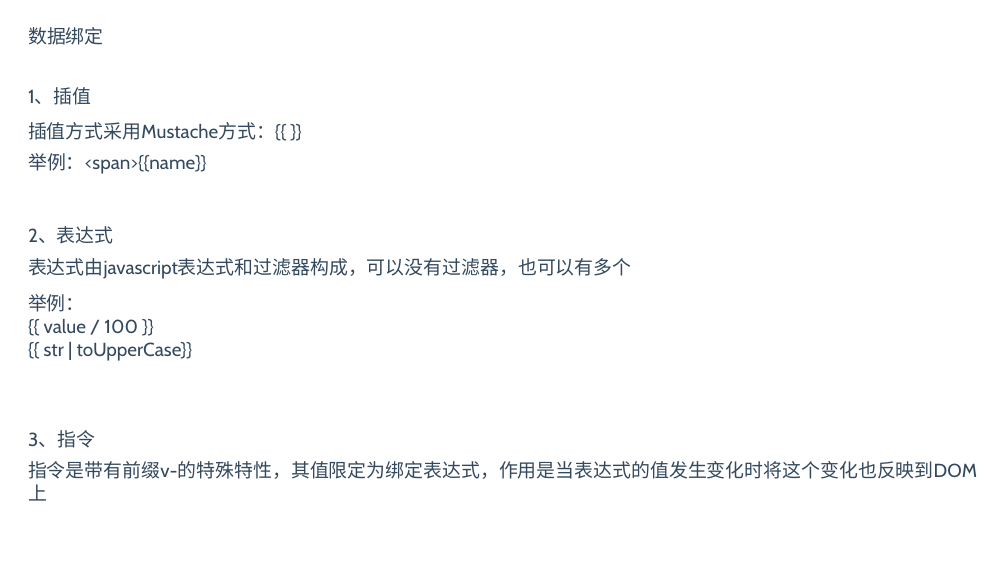
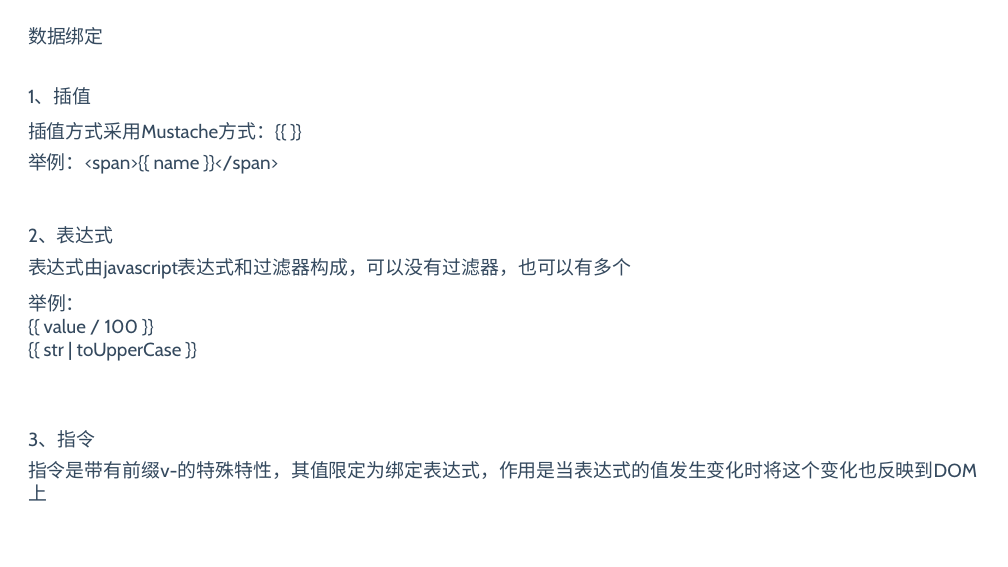
Before and after one commit to BinMarshall/studing, a slide deck: slide 12 of Vue/vue.pptx (slide 11 before the commit). Drawn at 1008x567 pixels with LibreOffice and Linux fonts; fonts in the diff are those of the drawing. Boxes give left, top, right and bottom in pixels: in the first picture for what was removed or moved away, otherwise in the second. Text is boxed around its words. In the diff, an @@ line names an element or a change of style, - is before the commit and + after.

```diff
--- a/Vue/vue.pptx
+++ b/Vue/vue.pptx
@@ text at bbox=[28, 153, 279, 174]: text changed @@
-举例：<span>{{name}}
+举例：<span>{{ name }}</span>
@@ text at bbox=[44, 342, 182, 361]: spaces changed @@
-{{ str | toUpperCase}}
+{{ str | toUpperCase }}
```
Also in this commit, not shown: 2 other slides changed, 7 slides added, 1 slide removed.
